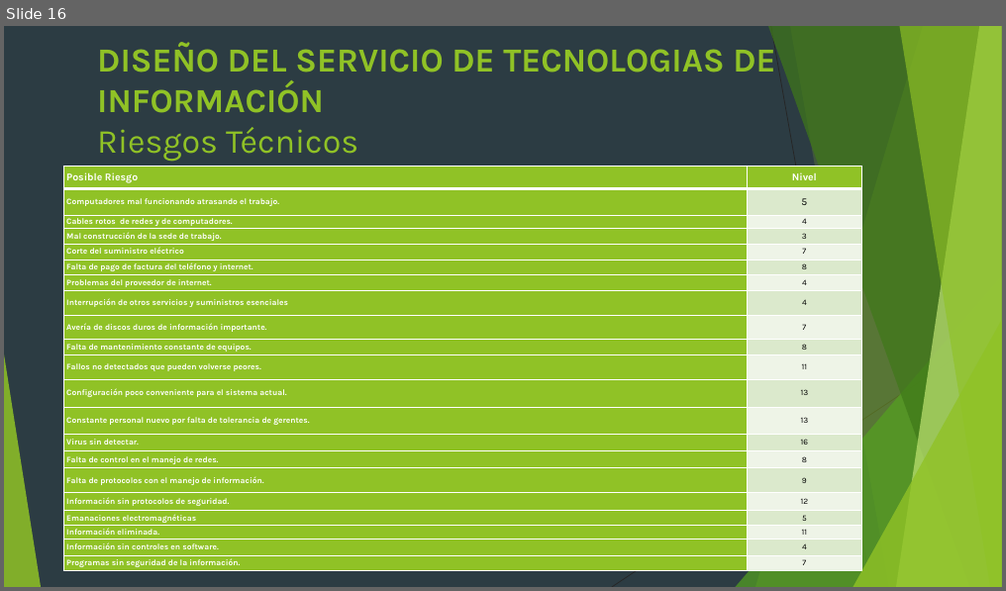
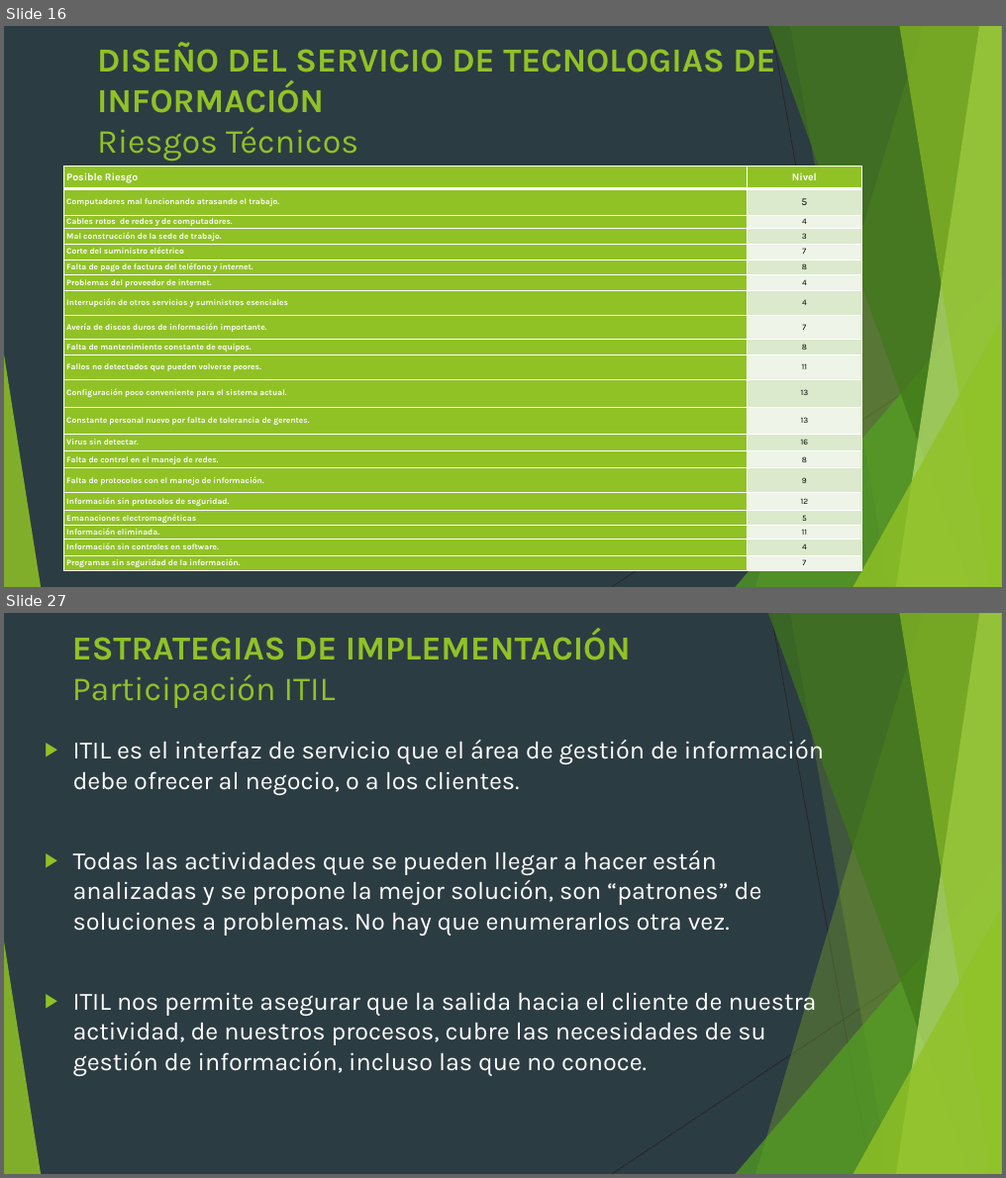
Before and after one commit to Alchaz/GasLmn, a slide deck: presentacion articulo grado.pptx. Shown one above the other, each under a label of ours: slide 16 before the commit, slides 16 and 27 after it; the slides between them are not shown. The pictures are 1006x591 and 1006x1178 pixels, drawn with LibreOffice and Linux fonts; fonts in the diff are those of the drawing. Boxes give left, top, right and bottom in pixels: in the first picture for what was removed or moved away, otherwise in the second. Text is boxed around its words. In the diff, an @@ line names an element or a change of style, - is before the commit and + after.

```diff
--- a/presentacion articulo grado.pptx
+++ b/presentacion articulo grado.pptx
@@ slide 27 added at (x1=4, y1=613, x2=1002, y2=1174), background #2C3C43; not listed: 10 template elements that a slide beside it also shows @@
@@ title added at (x1=72, y1=630, x2=631, y2=708), 32.4 pt, text #90C226, bold @@
+ESTRATEGIAS DE IMPLEMENTACIÓN
+Participación ITIL
@@ text added at (x1=73, y1=737, x2=824, y2=1076), 24 pt, text #FFFFFF @@
+▶ ITIL es el interfaz de servicio que el área de gestión de información debe ofrecer al negocio, o a los clientes.
+▶ Todas las actividades que se pueden llegar a hacer están analizadas y se propone la mejor solución, son “patrones” de soluciones a problemas. No hay que enumerarlos otra vez.
+▶ ITIL nos permite asegurar que la salida hacia el cliente de nuestra actividad, de nuestros procesos, cubre las necesidades de su gestión de información, incluso las que no conoce.
```
Also in this commit, not shown: 4 slides changed, 10 other slides added, 3 slides removed.
